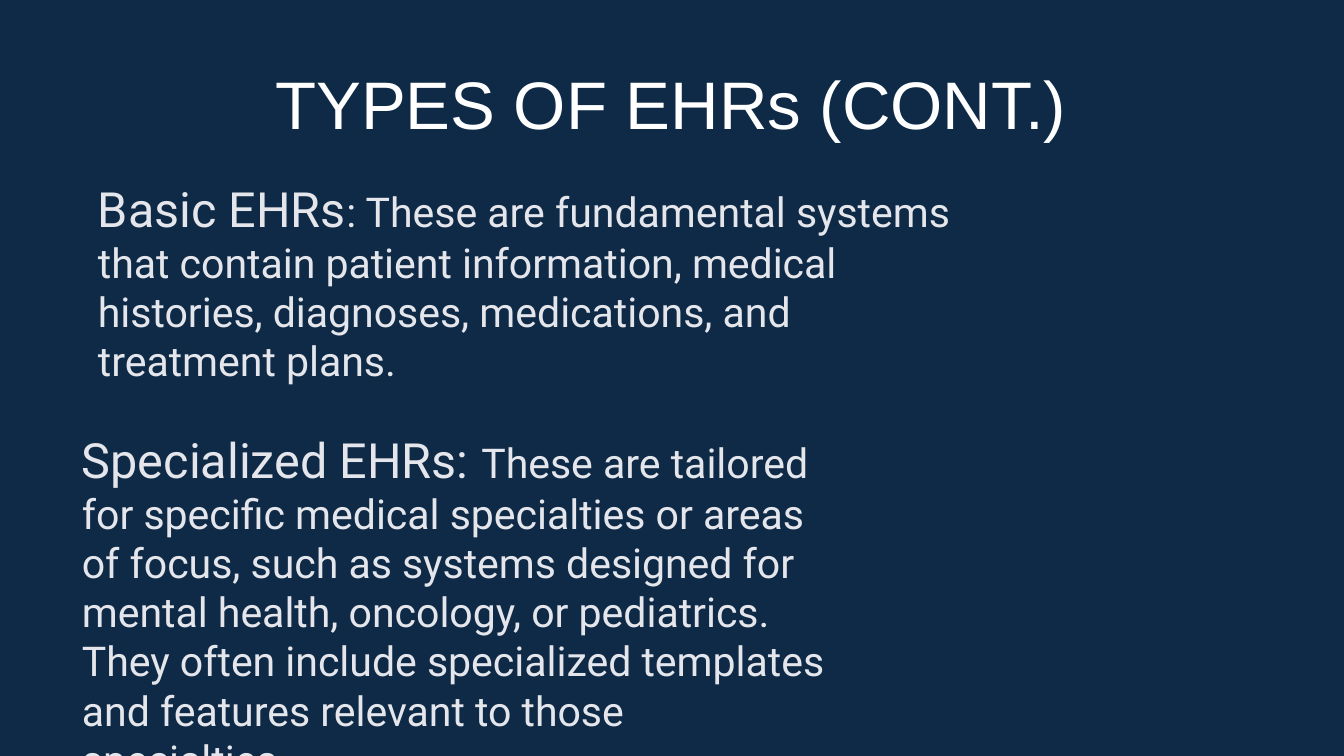
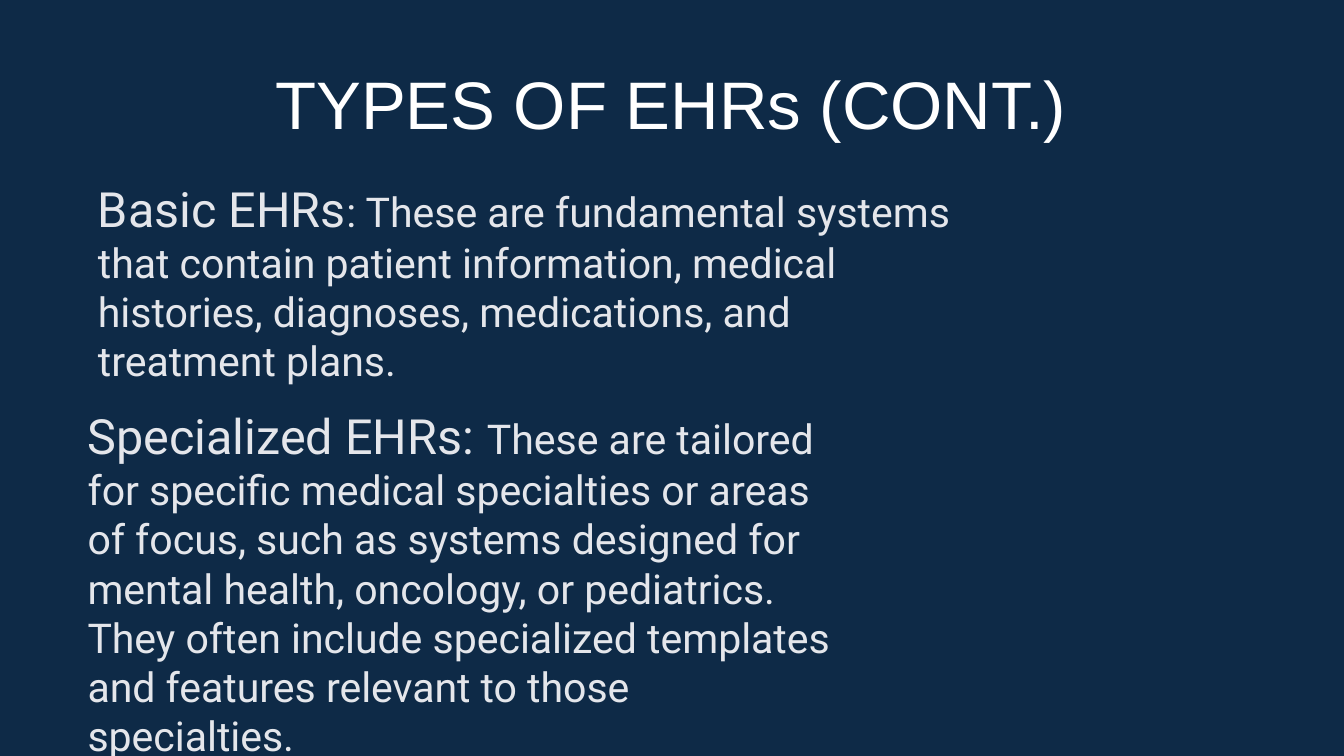
Before and after one commit to ayman-adas/EHR, a slide deck: slide 6 of EHRo.pptx (slide 5 before the commit). Drawn at 1344x756 pixels with LibreOffice and Linux fonts; fonts in the diff are those of the drawing. Boxes give left, top, right and bottom in pixels: in the first picture for what was removed or moved away, otherwise in the second. Text is boxed around its words. In the diff, an @@ line names an element or a change of style, - is before the commit and + after.

```diff
--- a/EHRo.pptx
+++ b/EHRo.pptx
@@ text "Specialized EHRs: These are tailored ...": place and size @@
-text "Specialized EHRs: These are tailored ..." at [82, 441, 825, 727]
+text "Specialized EHRs: These are tailored ..." at [88, 417, 830, 703]
```
Also in this commit, not shown: 5 other slides changed, 1 slide added.
